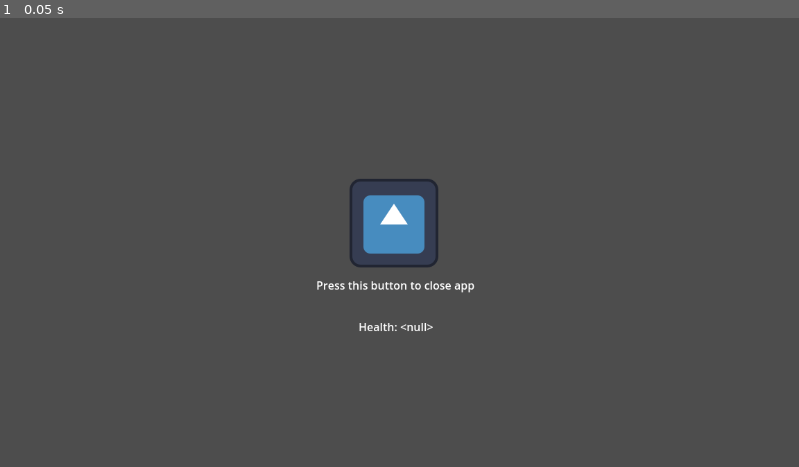
Above: before the commit, frame 1.
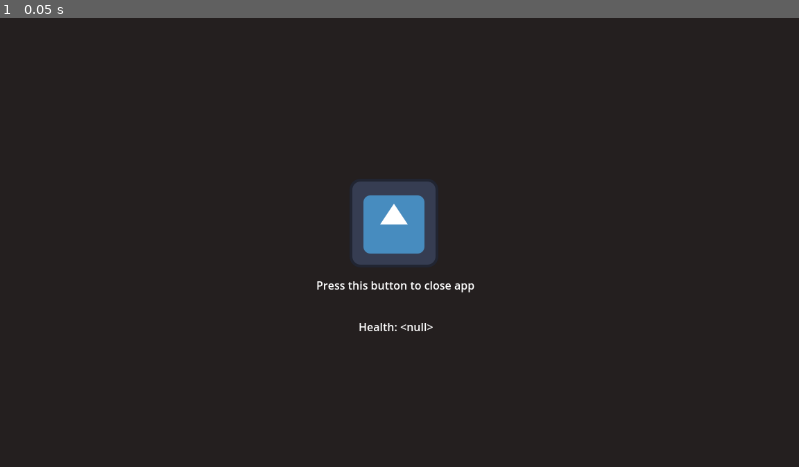
Above: after the commit, the same moment.

Repository: alain-cheng/MOBDEVE-MP
Game: Godot game, scene res://main.tscn
The game is run twice, just before and just after one commit, with the same random seed, the same clock (stepped at 60 frames per second) and the same inputs. The engine's default icon, where the game draws it, is replaced by a stand-in: a white triangle on a blue panel in a dark square.
Inputs:
- Up to frame 1 (0.05 s): no input

The runs differ from the first frame. In frame 1, 98% of the frame differs, in the area x 0-100%, y 0-100%.
Error in both runs: Invalid call. Nonexistent function 'get' in base 'Nil'. (res://player/PlayerData.gd:24)

Commit message:
Change Default Background Color

Diff:
--- a/app/src/main/assets/project.godot
+++ b/app/src/main/assets/project.godot
@@ -28,3 +28,4 @@
 renderer/rendering_method="gl_compatibility"
 renderer/rendering_method.mobile="gl_compatibility"
 textures/vram_compression/import_etc2_astc=true
+environment/defaults/default_clear_color=Color(0.141176, 0.121569, 0.121569, 1)
